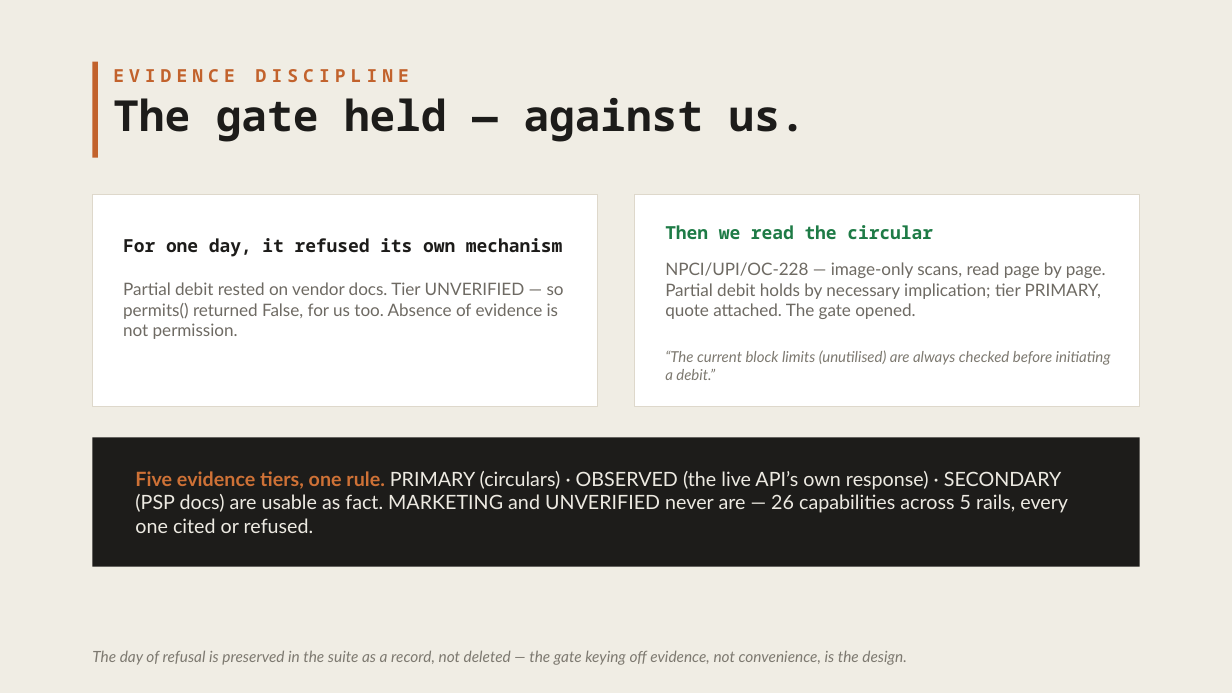
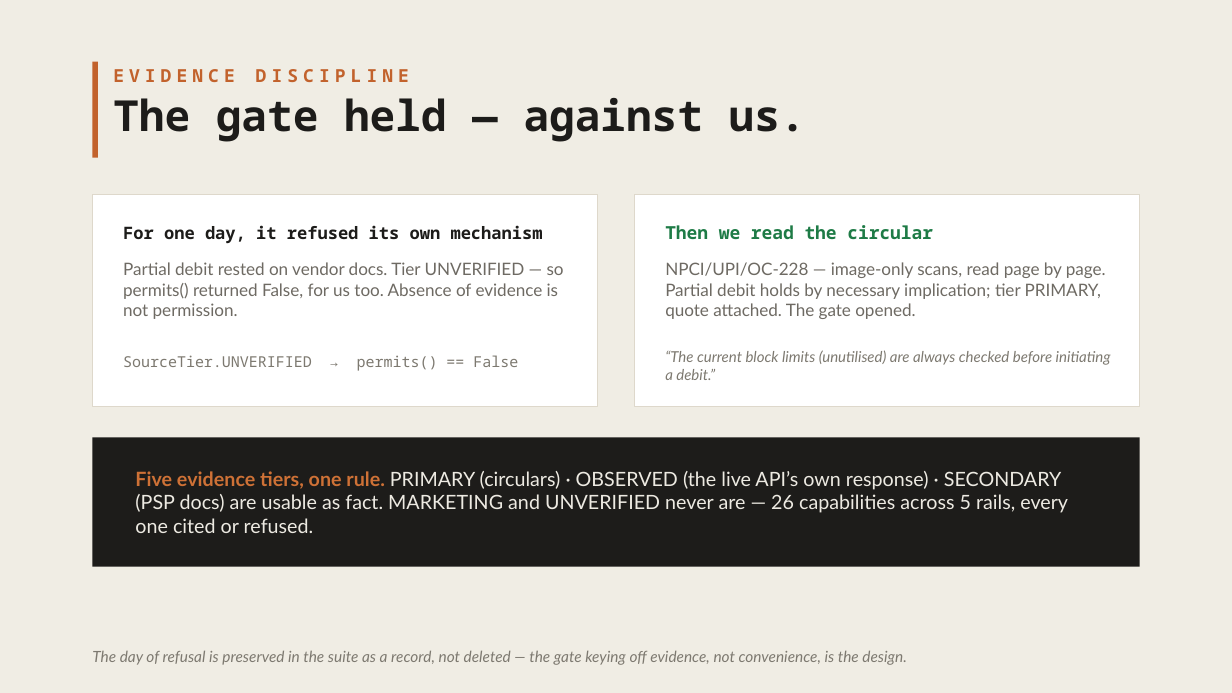
Before and after one commit to HERPESME/amanat, a slide deck: slide 7 of docs/pitch/amanat-deck.pptx. Drawn at 1232x693 pixels with LibreOffice and Linux fonts; fonts in the diff are those of the drawing. Boxes give left, top, right and bottom in pixels: in the first picture for what was removed or moved away, otherwise in the second. Text is boxed around its words. In the diff, an @@ line names an element or a change of style, - is before the commit and + after.

```diff
--- a/docs/pitch/amanat-deck.pptx
+++ b/docs/pitch/amanat-deck.pptx
@@ text "For one day, it refused ..." at [123, 225, 543, 244]: size 10.5 to 10 pt @@
@@ text "Partial debit rested on vendor ...": place and size @@
-text "Partial debit rested on vendor ..." at [123, 282, 564, 339]
+text "Partial debit rested on vendor ..." at [123, 262, 564, 319]
@@ text added at [123, 355, 518, 371], 8.8 pt, text #7D7970 @@
+SourceTier.UNVERIFIED → permits() == False
```
Also in this commit, not shown: 2 other files.
